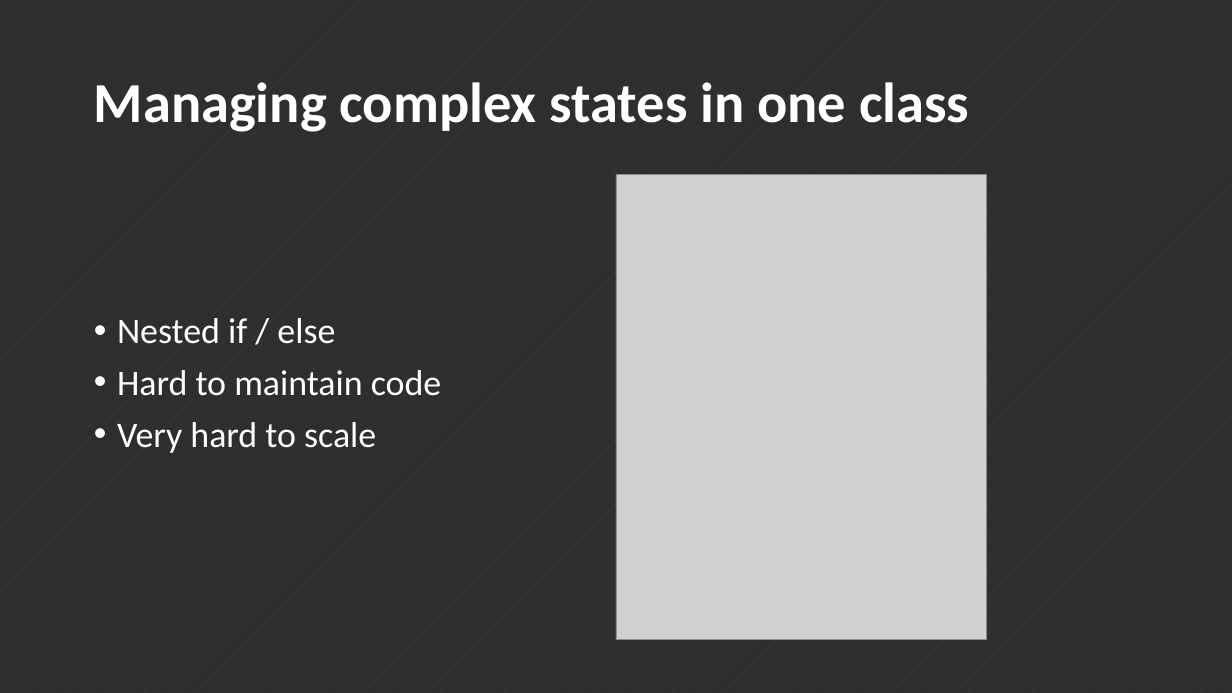
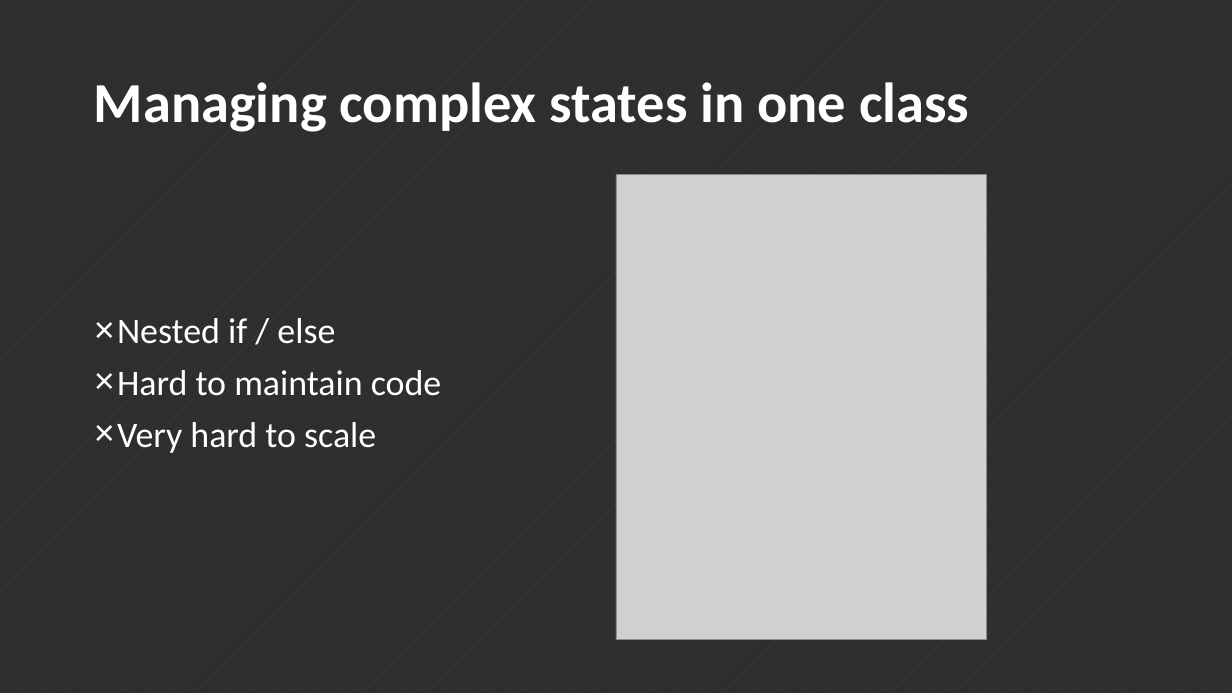
Before and after one commit to ahorguelin/thanks_microsoft, a slide deck: slide 7 of Design Patterns.pptx. Drawn at 1232x693 pixels with LibreOffice and Linux fonts; fonts in the diff are those of the drawing; grey boxes stand for pictures. Boxes give left, top, right and bottom in pixels: in the first picture for what was removed or moved away, otherwise in the second. Text is boxed around its words. In the diff, an @@ line names an element or a change of style, - is before the commit and + after.

```diff
--- a/Design Patterns.pptx
+++ b/Design Patterns.pptx
@@ text "Nested if / else" at box(117, 318, 442, 453): bullet • to × @@
```
Also in this commit, not shown: 5 other slides changed, 1 slide added, 1 slide removed.
